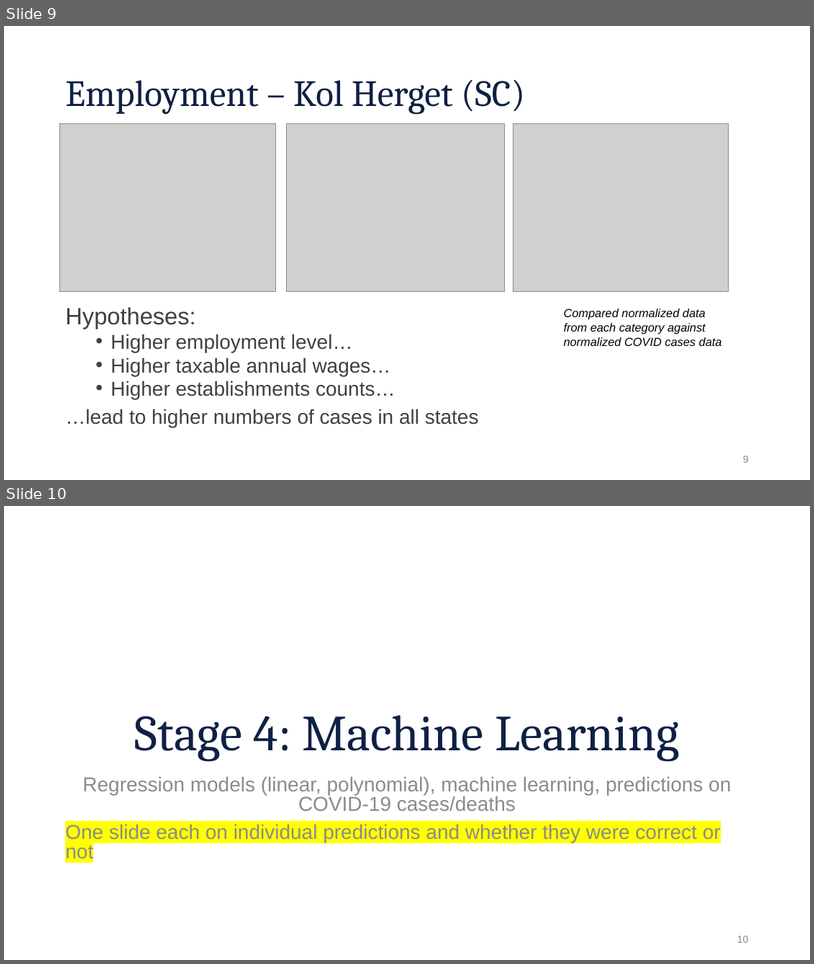
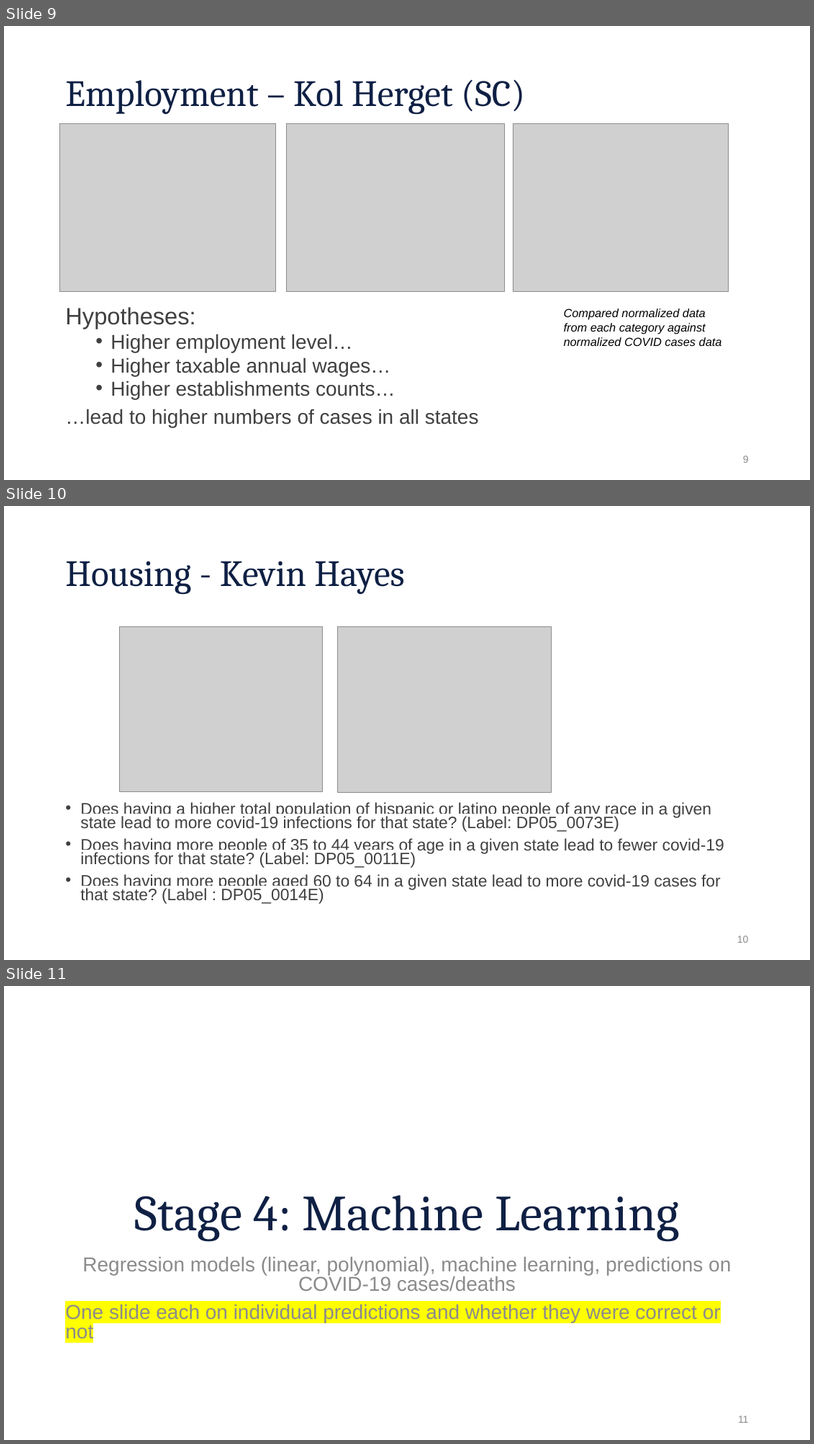
Before and after one commit to aiwayemi/Group-1, a slide deck: ProjPresentation.pptx. Shown one above the other, each under a label of ours: slides 9 and 10 before the commit, slides 9, 10 and 11 after it. The pictures are 814x964 and 814x1444 pixels, drawn with LibreOffice and Linux fonts; fonts in the diff are those of the drawing; grey boxes stand for pictures; background and template pictures are left out. Boxes give left, top, right and bottom in pixels: in the first picture for what was removed or moved away, otherwise in the second. Text is boxed around its words. In the diff, an @@ line names an element or a change of style, - is before the commit and + after.

Commit message:
Add Kevin Hayes stage 3 and 4 info

```diff
--- a/ProjPresentation.pptx
+++ b/ProjPresentation.pptx
@@ slide 10 added at bbox=[4, 506, 810, 960], background #FFFFFF @@
@@ title added at bbox=[65, 561, 404, 594], 44 pt, text #0F2044 @@
+Housing - Kevin Hayes
@@ picture added at bbox=[119, 627, 323, 792] @@
@@ picture added at bbox=[338, 627, 551, 792] @@
@@ text added at bbox=[80, 802, 725, 903], 19.6 pt, text #404040 @@
+• Does having a higher total population of hispanic or latino people of any race in a given state lead to more covid-19 infections for that state? (Label: DP05_0073E)
+• Does having more people of 35 to 44 years of age in a given state lead to fewer covid-19 infections for that state? (Label: DP05_0011E)
+• Does having more people aged 60 to 64 in a given state lead to more covid-19 cases for that state? (Label : DP05_0014E)
@@ page number added at bbox=[738, 935, 749, 942], 12 pt, text #8C8C8C @@
+10
@@ what was slide 10 is now slide 11 @@
@@ page number at bbox=[738, 1415, 748, 1422]: text changed @@
-10
+11
```
Also in this commit, not shown: 2 other slides added.
